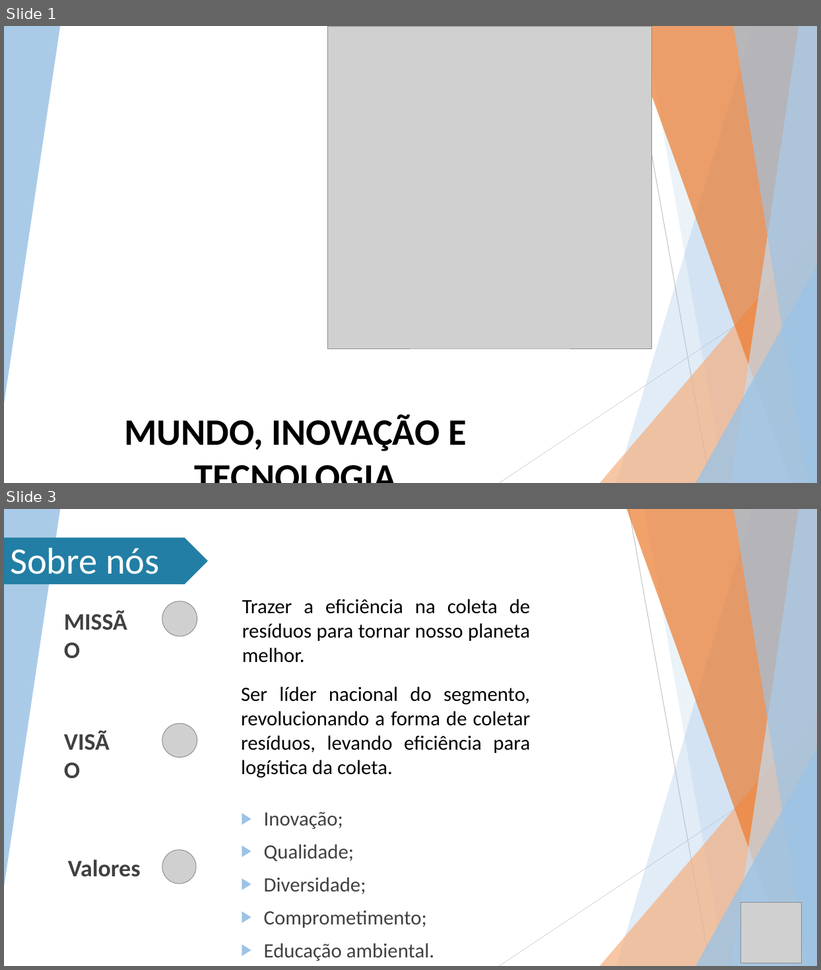
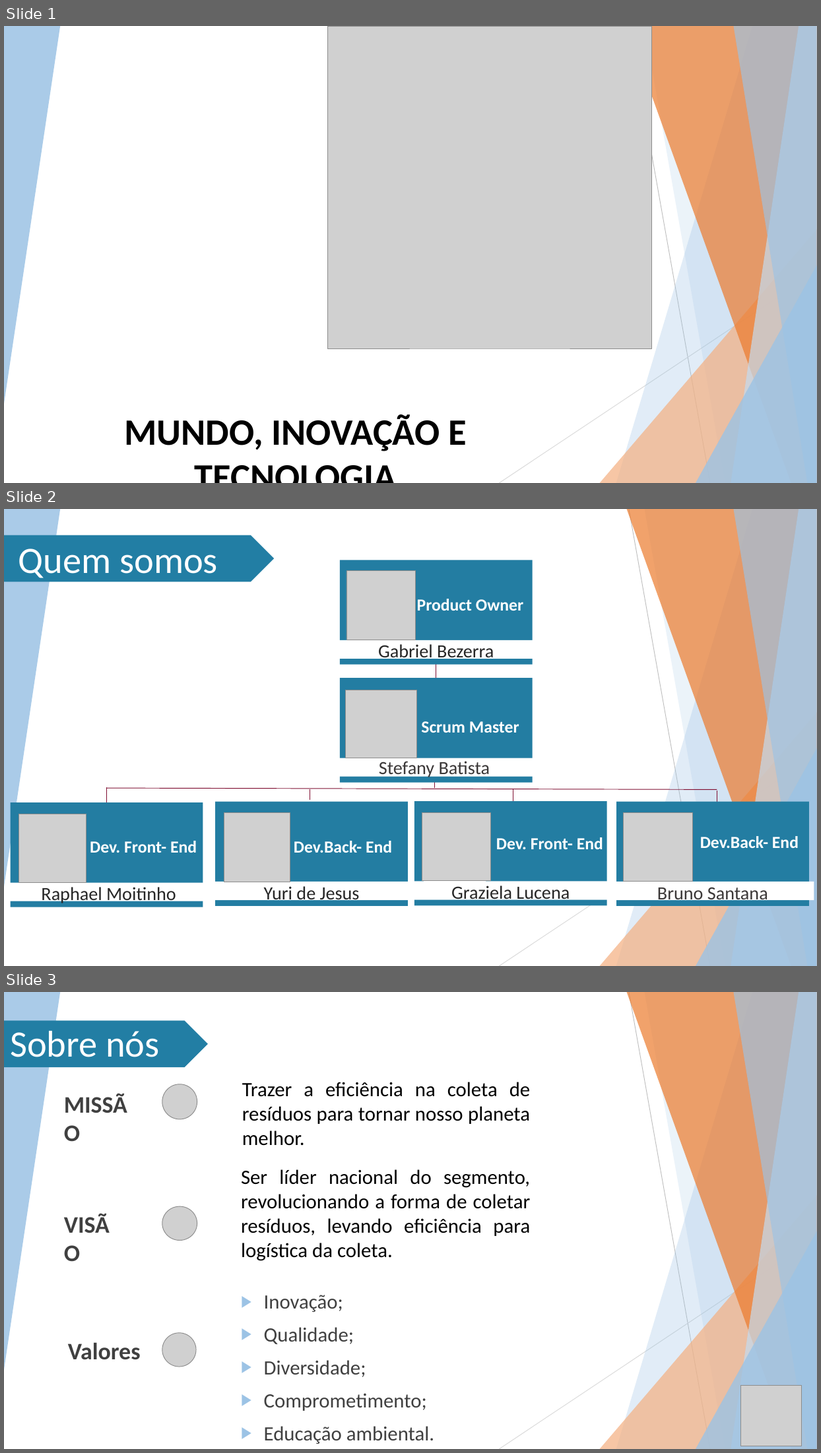
Before and after one commit to Stefany-hub/Projeto2.0, a slide deck: apresentação/MIT PPT (Projeto 2.0).pptx. Shown one above the other, each under a label of ours: slides 1 and 3 before the commit, slides 1, 2 and 3 after it; the slides between them are not shown. The pictures are 821x970 and 821x1453 pixels, drawn with LibreOffice and Linux fonts; fonts in the diff are those of the drawing; grey boxes stand for pictures. Boxes give left, top, right and bottom in pixels: in the first picture for what was removed or moved away, otherwise in the second. Text is boxed around its words. In the diff, an @@ line names an element or a change of style, - is before the commit and + after.

Commit message:
Alteração no slide 2 organograma

```diff
--- a/apresentação/MIT PPT (Projeto 2.0).pptx
+++ b/apresentação/MIT PPT (Projeto 2.0).pptx
@@ slide 2 added at [4, 509, 817, 966], background #FFFFFF; not listed: 10 template elements that a slide beside it also shows @@
@@ pentagon arrow added at [4, 535, 274, 582], fill #227EA4, 44 pt, text #FFFFFF @@
+Quem somos
@@ picture added at [347, 571, 416, 640] @@
@@ group added at [335, 599, 537, 782]: 3 rectangles, 2 texts @@
+Stefany Batista
+Product Owner
@@ group added at [335, 560, 537, 665]: 3 rectangles, 1 text @@
+Gabriel Bezerra
@@ line added from (436, 638) to (436, 678), #7F0E31 0.75 pt @@
@@ picture added at [346, 690, 417, 758] @@
@@ text added at [421, 722, 519, 733], 20 pt, text #FFFFFF, bold @@
+Scrum Master
@@ line added from (435, 788) to (435, 753), #7F0E31 0.75 pt @@
@@ line added from (106, 788) to (717, 789), #7F0E31 0.75 pt @@
@@ line added from (106, 788) to (106, 803), #7F0E31 0.75 pt @@
@@ line added from (310, 789) to (310, 800), #7F0E31 0.75 pt @@
@@ line added from (514, 789) to (514, 819), #7F0E31 0.75 pt @@
@@ line added from (717, 791) to (717, 819), #7F0E31 0.75 pt @@
@@ picture added at [19, 814, 86, 883] @@
@@ picture added at [224, 813, 290, 883] @@
@@ picture added at [422, 813, 491, 881] @@
@@ picture added at [624, 813, 692, 882] @@
@@ group added at [5, 803, 208, 908]: 3 rectangles, 2 texts @@
+Raphael Moitinho
+Dev. Front- End
@@ group added at [210, 802, 413, 906]: 3 rectangles, 2 texts @@
+Yuri de Jesus
+Dev.Back- End
@@ text added at [496, 838, 603, 850], 20 pt, text #FFFFFF, bold @@
+Dev. Front- End
@@ text added at [700, 836, 799, 848], 20 pt, text #FFFFFF, bold @@
+Dev.Back- End
@@ group added at [410, 802, 612, 906]: 3 rectangles, 1 text @@
+Graziela Lucena
@@ group added at [612, 802, 814, 906]: 3 rectangles, 1 text @@
+Bruno Santana
```
Also in this commit, not shown: 1 slide removed.
